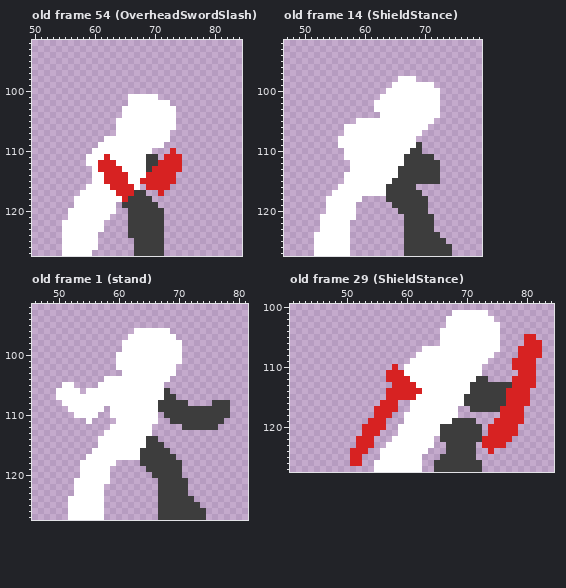
Edited in one commit: pixel-art file (src/Unity/Fighters/Assets/Art/Sprites/Animations/knight.aseprite). Above is the file before it was changed.
128x128 pixels, 80 frames. Shown: old frame 54 (OverheadSwordSlash): x 50..84, y 92..127; old frame 14 (ShieldStance): x 47..79, y 92..127; old frame 1 (stand): x 46..81, y 92..127; old frame 29 (ShieldStance): x 41..84, y 100..127. The commit also changed other frames, which this record leaves out.
New version:
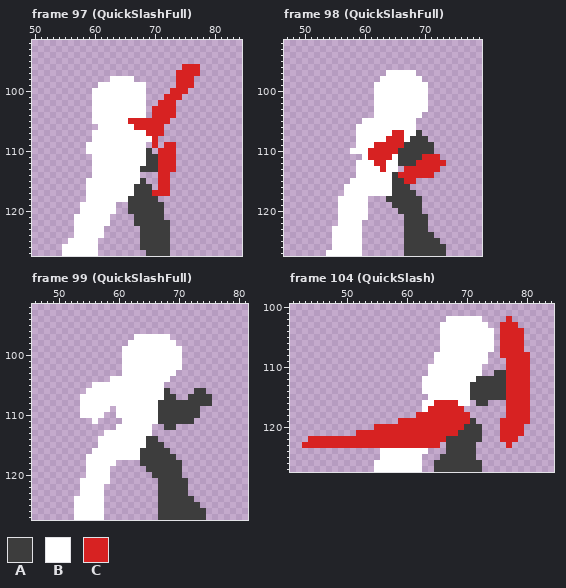
Palette (. is transparent): A #3d3d3d  B #ffffff  C #d72222
A new or re-ordered frame is compared with the old frame closest to it.
From the commit log: quick slash
Difference:
frames 80 -> 116
Changed rows in their new state; - is an unchanged pixel.
Frame 97 (QuickSlashFull) is new; against old frame 54 (OverheadSwordSlash), layers "Layer 2", "Layer 1":
first column x 55:
 96 --------------------CCC
 97 -------------------CCCC
 98 --------BBBB-------CCC-
 99 ------BBBBBBBB-----CCC-
100 -----BBBBBBBBB----CCC--
101 -----BBBBBB---..-CCC---
102 -----BBBBBB---..CCC----
103 -----BBBBB----.CCCC----
104 -----BBBBB----.CCCC----
105 -----BBBB--CCCCCCC.----
106 ------BBB---CCCCC..----
107 -----BBBB-----CCC.-----
108 -----BB--------C..-----
109 ----BB--------.C.CC----
110 ----B---------A-CC-----
111 ----.--B--------C--.---
112 ----.-BBB----------.---
113 ------BBBB---A-A---.---
114 -------BBBB--...--.----
115 ----B--BBBB--A..--.----
116 --------BBBBAAA.-------
117 ---.-----BBB--AC-C-----
118 --..------B----A-------
119 --.-------.-----A------
120 -..--------------------
121 -.---------.-----------
122 ..-----B---.-----A-----
123 ..---------..----A-----
124 ..----B----..----A-----
125 .-----------.----A-----
126 ------------.----A-----
127 -----B------..---A-----
Frame 98 (QuickSlashFull) is new; against old frame 14 (ShieldStance), layers "Layer 2", "Layer 1":
first column x 52:
 97 ------------BBBBB------
 98 -----------BBB---B-----
 99 ----------BBB------.---
100 ----------BB-------..--
101 ----------B--------..--
102 -------------------..--
103 -------------------..--
104 ----------B-------...--
105 -------.---------...---
106 -----..----------..----
107 -----..------CC--A-----
108 ----...-----CCC-AAA----
109 ----...---CCCCCAA-AA---
110 -----.---CCCCCAA--AA---
111 -----...-CCCC-A---CCC--
112 ------.---CC--A--CCCCC-
113 ------.----C--.CCCCCC--
114 -----..------ACCCCCC.--
115 -----.---------CC....--
116 ----.-------B---.------
117 ---..-------B----.-----
118 --..----B---------.----
119 --..---BB---------.----
120 --..---BB---------.----
121 -...---BB----------.---
122 -...--BB-----------.---
123 -..---BB-----------.---
124 ...---BB------------.--
125 ...---BB-------------.-
126 ...---BB--------------.
127 ..----BB--------------.
Frame 99 (QuickSlashFull) is new; against old frame 1 (stand), layer "Layer 1":
first column x 50:
 96 -------------......----------
 97 ------------.------.---------
 98 -----------.--------.--------
100 ----------.------------------
101 ----------.------------------
102 ----------.---------B--------
104 --------.--------------------
105 -..---B----------------------
106 ....-------------------AA----
107 ....------------------AAAA---
108 -...------------------AAAA...
109 --..----B.--------------.....
110 ---.---B-.-------A------.....
111 -----.B---.------AA----.....-
112 ---------.--------AA-......--
first column x 52:
118 --.
119 --.
120 --.
121 -.-
122 -.-
123 -.-
124 .--
125 .--
126 .--
127 .--
Frame 104 (QuickSlash) is new; against old frame 29 (ShieldStance), layers "Layer 2", "Layer 1":
first column x 43:
101 -------------------------......---------
102 ------------------------------..--C-----
103 -----------------------B-------..CCC----
104 --------------------------------.CCCC---
105 --------------------------------.CCCC..-
106 --------------------------------.CCCC...
107 --------------------...---------.CCC-...
108 -------------------...---------.-CCC--..
109 ------------------....------------C---.-
110 ---------------.-....-------------C---.-
111 --------------.......-----------AACC--.-
112 --------------......-----------AAAC---.-
113 ---------------.....--------------C---.-
114 --------------......--------------------
115 --------------.......------B------------
116 -------------...--..--CCCC-B.--...------
117 ------------....--..-CCCCCC-......---C--
118 ------------...--..CCCCCCCCC-----.---C--
119 -----------...--CCCCCCCCCCCC----.----C--
120 ----------..--CCCCCCCCCCCCC----..---C---
121 ---------C---CCCCCCCCCCCCC-----..---C---
122 -CCCCCCCC---CCCCCCCCCCCC------...--C----
123 CCCCCCCCC---CCCCCCCCCCC-------....C-----
124 --------...--------------------.--------
125 --------..------------------------------
126 --------..------------------------------
Boxes around the changes in both pictures, in picture pixels (x1, y1, x2, y2):
changed: (62, 64, 200, 256)
changed: (314, 70, 452, 256)
changed: (56, 328, 230, 430)
erased: (68, 460, 86, 520)
changed: (302, 310, 542, 466)
